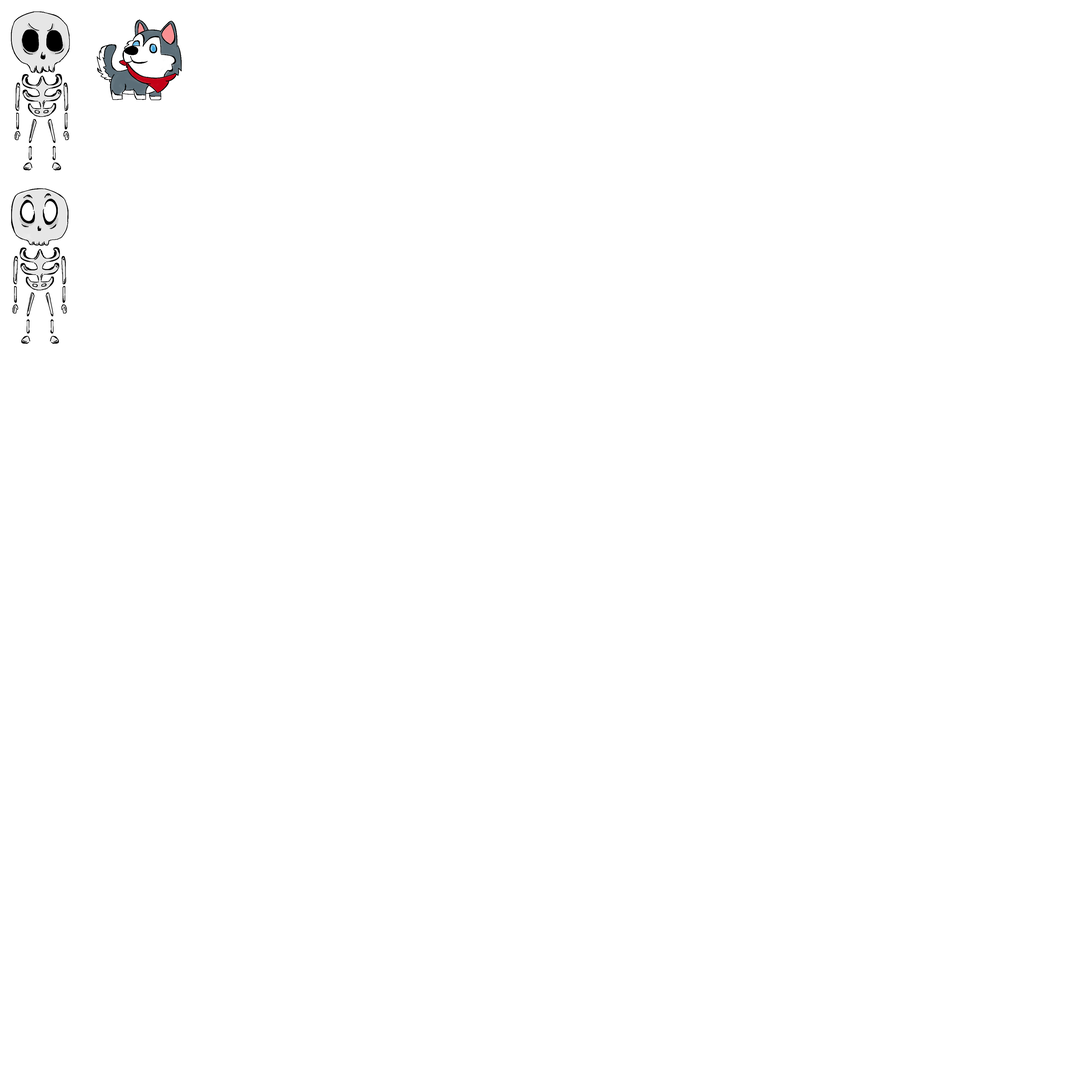
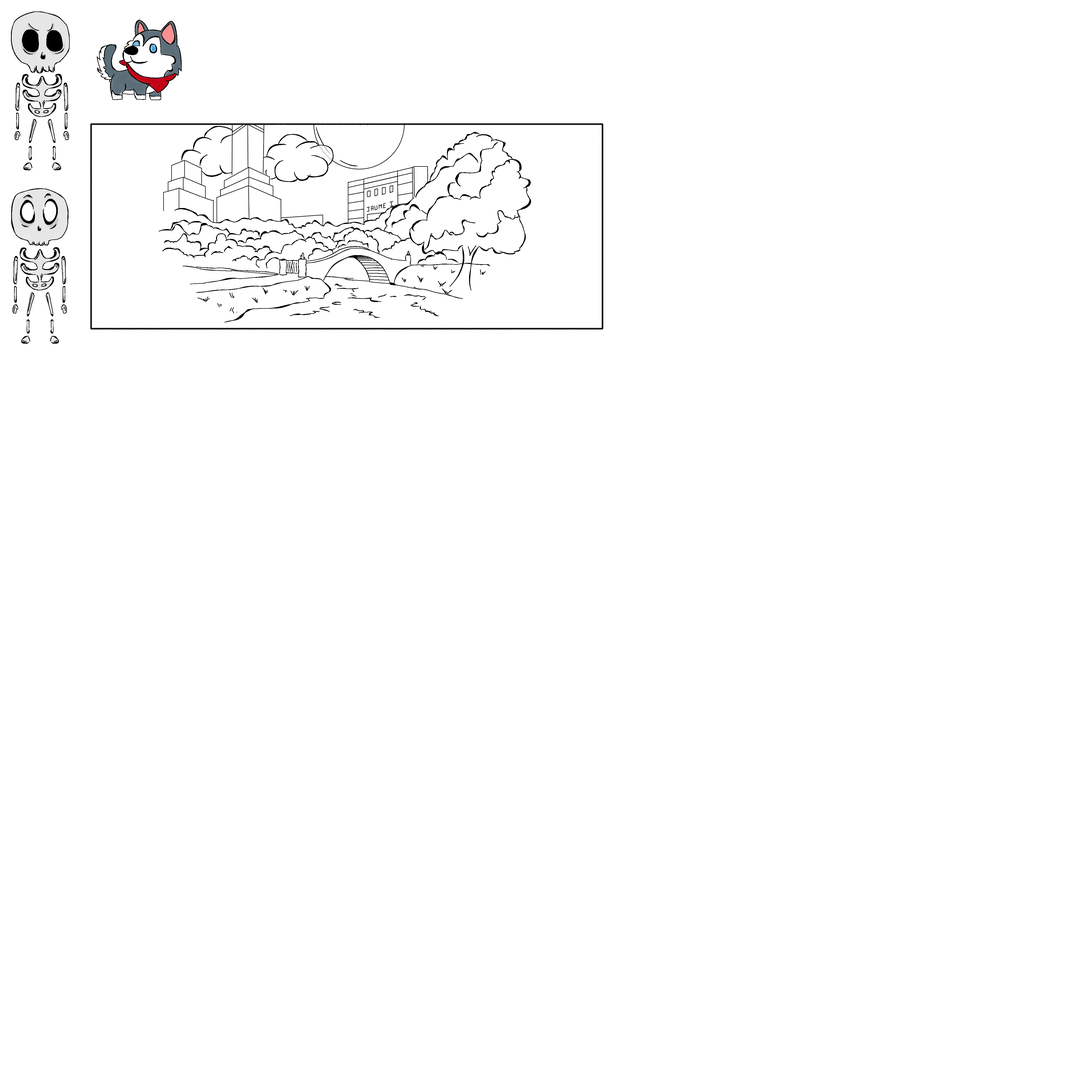
Layered file, before and after one edit (1091 x 1091). Changes by layer:
painted on "Niko Idle" (2nd of 2, in "Niko Idle") over (89, 122, 120, 331)
added group "Park" (1st of 2) with 2 layers above "Background Fill" over (89, 122, 605, 331)
moved "Park" (2nd of 2, in "Park") into group "Park", painted on it over (89, 122, 605, 331)
